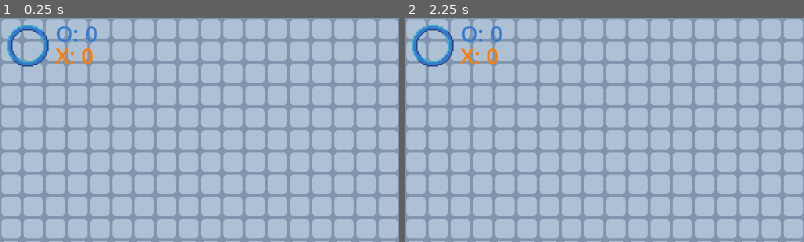
Above: before the commit, frames 1-2 (left to right).
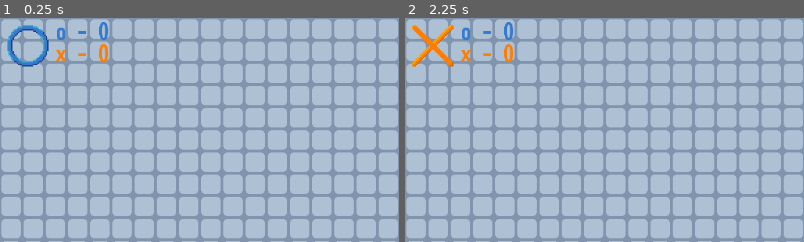
Above: after the commit, the same moments.

Repository: Widmo206/ttt-plus
Game: Godot game, scene res://board.tscn
Two runs of this game, one before a commit and one after it. Both use one fixed random seed, a clock stepped at 60 frames per second and the inputs below.
Inputs (mouse positions are % of the whole screen's width and height, from its top left):
- Up to frame 1 (0.25 s): no input
- Up to frame 2 (2.25 s): tap Enter at 0.5, 2 s; move the mouse to (72, 45) at 0.52 s; click (72, 45) at 0.6 s; tap Space at 1.25 s; move the mouse to (30, 55) at 1.27 s; click (30, 55) at 1.35 s; move the mouse to (60, 28) at 2.02 s; click (60, 28) at 2.1 s
The pictures show only the part of the screen within x 0-50%, y 0-50%; the shares and areas given below are measured in that part.

The runs differ from the first frame. In frame 1, 0.9% of the frame differs, in the area x 13-28%, y 1-21%; in frame 2, 2.1%, in the area x 1-28%, y 1-22%.

Commit message:
Added code to handle UI

Diff:
--- a/board.gd
+++ b/board.gd
@@ -11,6 +11,7 @@
 
 
 signal point_gained(player: bool)
+signal turn_started(player: bool)
 
 
 var directions = [
@@ -60,6 +61,7 @@
 
 
 			current_player = !current_player
+			emit_signal("turn_started", current_player)
 
 
 func create_new_piece(tile_pos: Vector2, player: bool):
--- a/board.tscn
+++ b/board.tscn
@@ -1,9 +1,10 @@
-[gd_scene load_steps=5 format=3 uid="uid://r3micha7gtly"]
+[gd_scene load_steps=6 format=3 uid="uid://r3micha7gtly"]
 
 [ext_resource type="Texture2D" uid="uid://d2tq1xxpfctgh" path="res://tile.png" id="1_p0ybc"]
 [ext_resource type="Script" uid="uid://djn8i3tf47a6" path="res://board.gd" id="1_psm7c"]
 [ext_resource type="Script" uid="uid://dbbvxekvwgxj1" path="res://hud.gd" id="3_8l818"]
 [ext_resource type="PackedScene" uid="uid://dgru37q2cxbsi" path="res://piece.tscn" id="4_jqgjh"]
+[ext_resource type="Theme" uid="uid://b77utuen6qqm7" path="res://ui_text.tres" id="5_vf5bc"]
 
 [node name="Board" type="Node2D"]
 script = ExtResource("1_psm7c")
@@ -26,7 +27,7 @@
 [node name="HUD" type="CanvasLayer" parent="."]
 script = ExtResource("3_8l818")
 
-[node name="Piece" parent="HUD" instance=ExtResource("4_jqgjh")]
+[node name="TurnIndicator" parent="HUD" instance=ExtResource("4_jqgjh")]
 position = Vector2(40, 40)
 scale = Vector2(2, 2)
 
@@ -37,6 +38,7 @@
 [node name="Score1" type="Label" parent="HUD/Scoreboard"]
 offset_right = 246.0
 offset_bottom = 88.0
+theme = ExtResource("5_vf5bc")
 theme_override_colors/font_color = Color(0.20392157, 0.47843137, 0.8156863, 1)
 theme_override_font_sizes/font_size = 64
 text = "O: 0"
@@ -45,8 +47,10 @@
 offset_top = 64.0
 offset_right = 246.0
 offset_bottom = 152.0
+theme = ExtResource("5_vf5bc")
 theme_override_colors/font_color = Color(1, 0.49019608, 0, 1)
 theme_override_font_sizes/font_size = 64
 text = "X: 0"
 
 [connection signal="point_gained" from="." to="HUD" method="_on_point_gained"]
+[connection signal="turn_started" from="." to="HUD" method="_on_turn_started"]
--- a/hud.gd
+++ b/hud.gd
@@ -15,7 +15,12 @@
 
 
 func _process(delta: float) -> void:
-	pass
+	$Scoreboard/Score1.text = "o - %d" % points[false]
+	$Scoreboard/Score2.text = "x - %d" % points[true]
+
+
+func _on_turn_started(player):
+	$TurnIndicator.set_player(player)
 
 
 func _on_point_gained(player: bool) -> void:
--- /dev/null
+++ b/ui_text.tres
@@ -0,0 +1,6 @@
+[gd_resource type="Theme" load_steps=2 format=3 uid="uid://b77utuen6qqm7"]
+
+[ext_resource type="FontFile" uid="uid://uwh5it40g4rf" path="res://nk57-monospace.cdrg-bold.otf" id="1_e43yp"]
+
+[resource]
+default_font = ExtResource("1_e43yp")
Binary file added: nk57-monospace.cdrg-bold.otf
Not shown, added: nk57-monospace.cdrg-bold.otf.import
